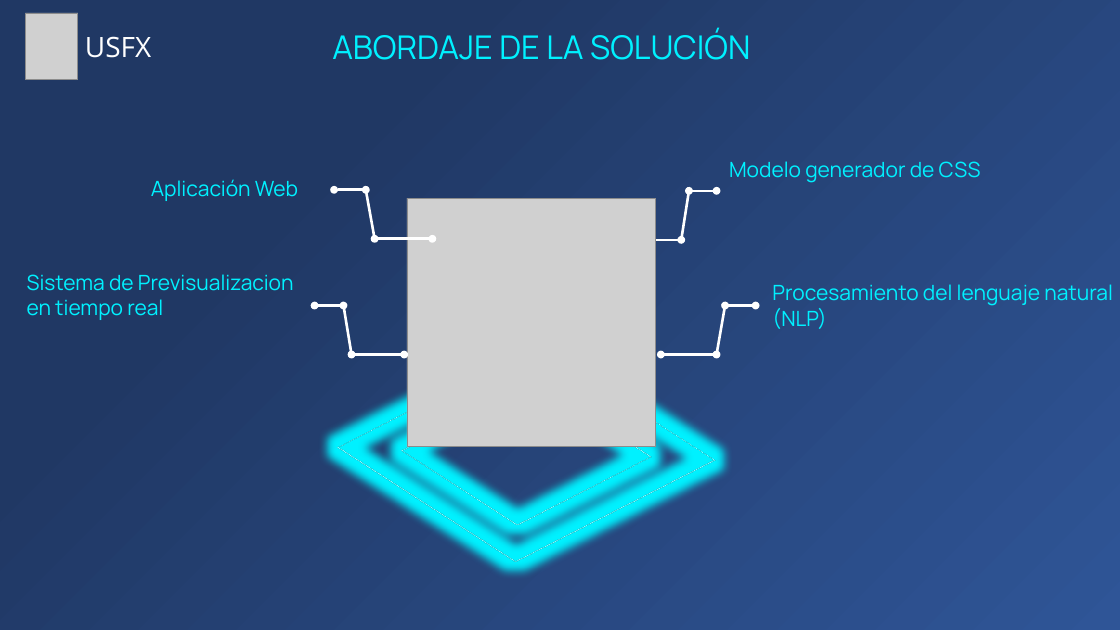
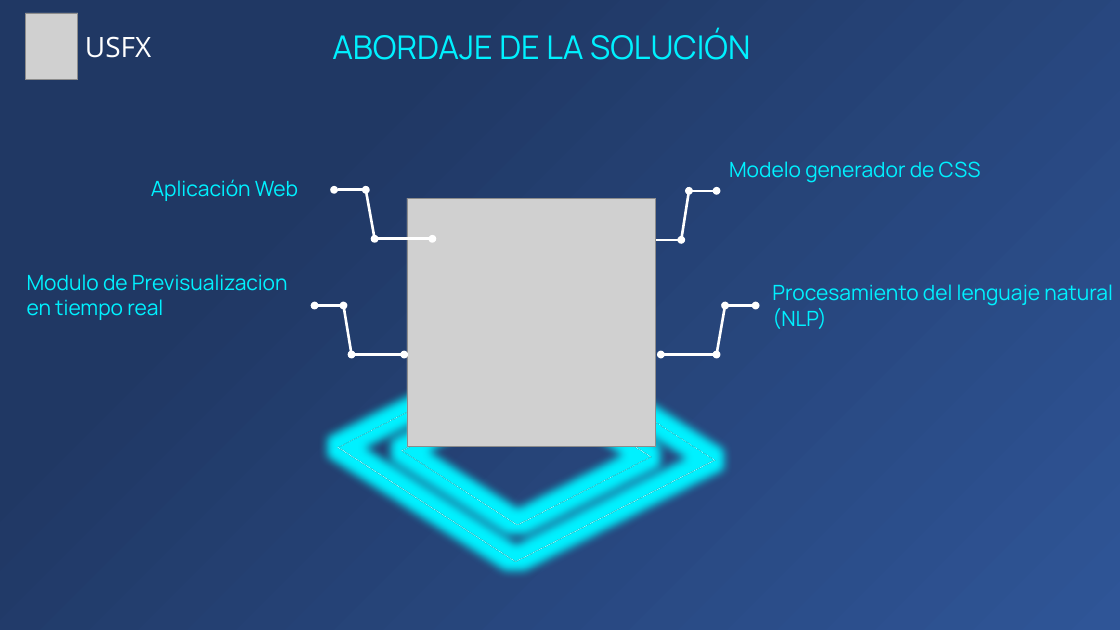
Before and after one commit to Zelechos/Generador-Css, a slide deck: slide 12 of documents/Presentación de Perfil - Modelo Generador CSS.pptx. Drawn at 1120x630 pixels with LibreOffice and Linux fonts; fonts in the diff are those of the drawing; grey boxes stand for pictures. Boxes give left, top, right and bottom in pixels: in the first picture for what was removed or moved away, otherwise in the second. Text is boxed around its words. In the diff, an @@ line names an element or a change of style, - is before the commit and + after.

Commit message:
v0.0.3 presentacion

```diff
--- a/documents/Presentación de Perfil - Modelo Generador CSS.pptx
+++ b/documents/Presentación de Perfil - Modelo Generador CSS.pptx
@@ text at (x1=27, y1=274, x2=288, y2=320): text changed @@
-Sistema de Previsualizacion en tiempo real
+Modulo de Previsualizacion en tiempo real
```
